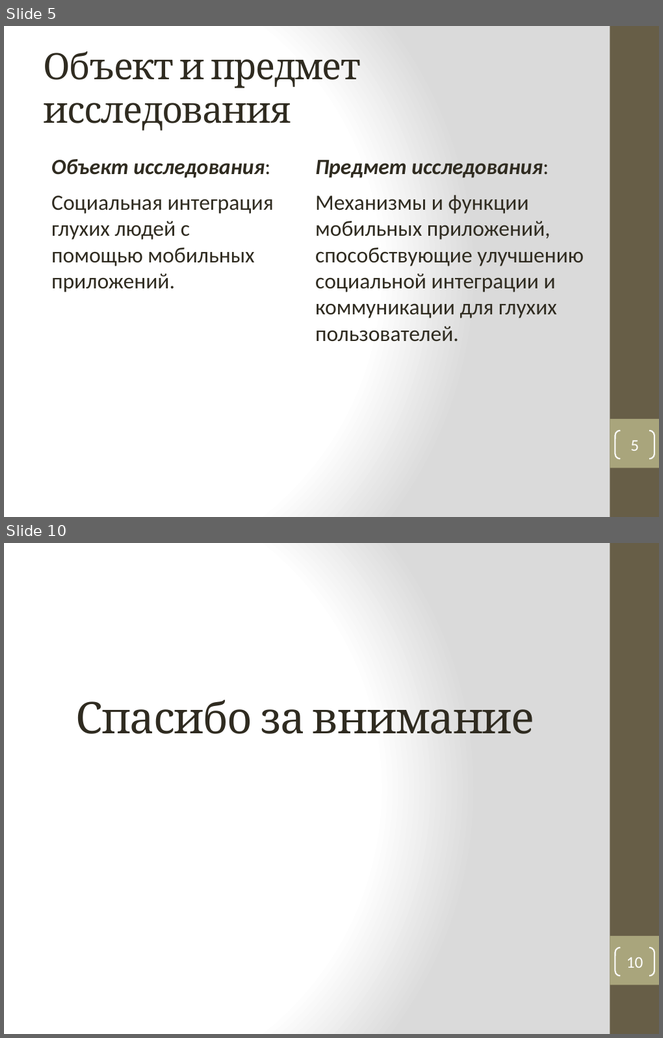
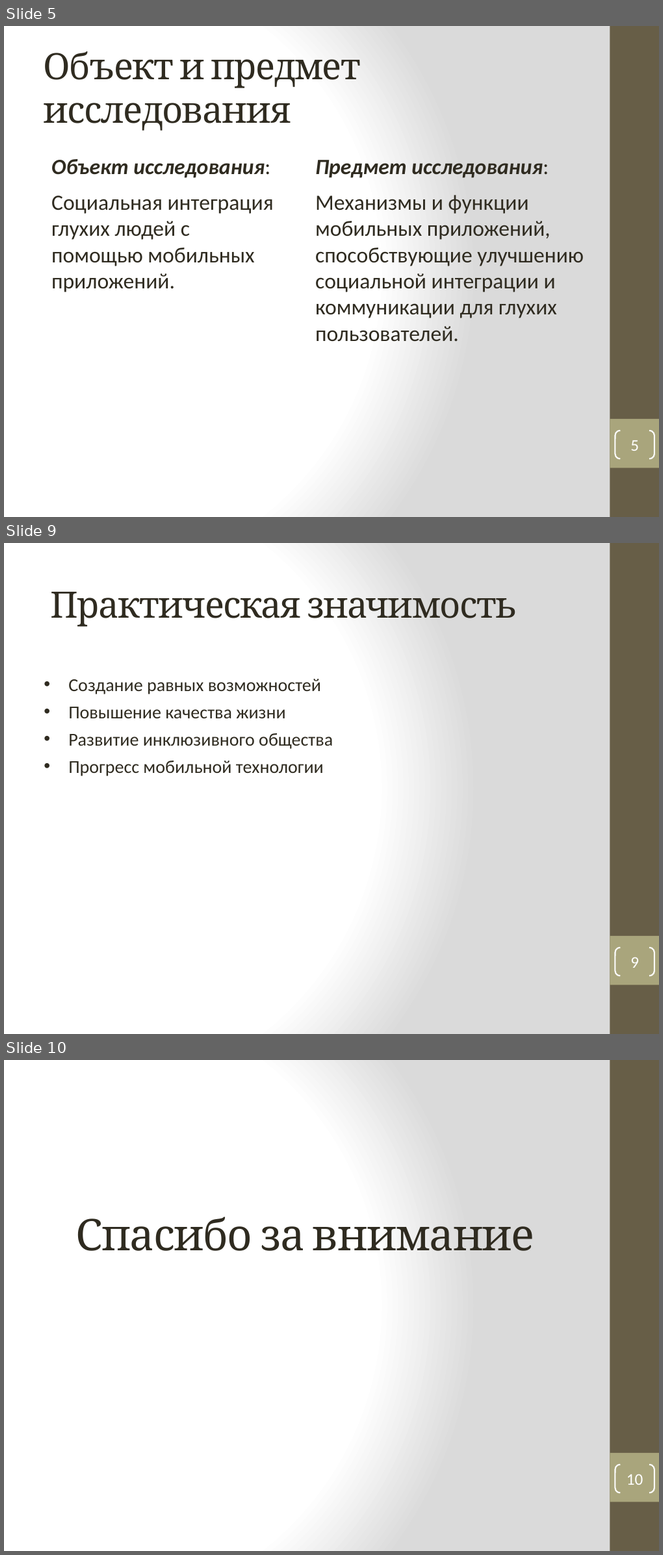
Before and after one commit to vadimgilka/DeafAndDumbPeople, a slide deck: Моя документация/Презентация_Панова.pptx. Shown one above the other, each under a label of ours: slides 5 and 10 before the commit, slides 5, 9 and 10 after it; the slides between them are not shown. The pictures are 663x1038 and 663x1555 pixels, drawn with LibreOffice and Linux fonts; fonts in the diff are those of the drawing. Boxes give left, top, right and bottom in pixels: in the first picture for what was removed or moved away, otherwise in the second. Text is boxed around its words. In the diff, an @@ line names an element or a change of style, - is before the commit and + after.

```diff
--- a/Моя документация/Презентация_Панова.pptx
+++ b/Моя документация/Презентация_Панова.pptx
@@ slide 9 added at (4, 543, 659, 1034), background gradient #FFFFFF to #DADADA; not listed: 2 template elements that a slide beside it also shows @@
@@ title added at (50, 592, 518, 627), 40 pt, text #2F2B20 @@
+Практическая значимость
@@ text added at (68, 679, 333, 776), 20 pt, text #2F2B20 @@
+• Создание равных возможностей
+• Повышение качества жизни
+• Развитие инклюзивного общества
+• Прогресс мобильной технологии
@@ page number added at (615, 948, 655, 976), outline #FFFFFF 1.5 pt, 18 pt, text #FFFFFF @@
+9
```
Also in this commit, not shown: 3 other slides added, 4 slides removed, 1 other file.
